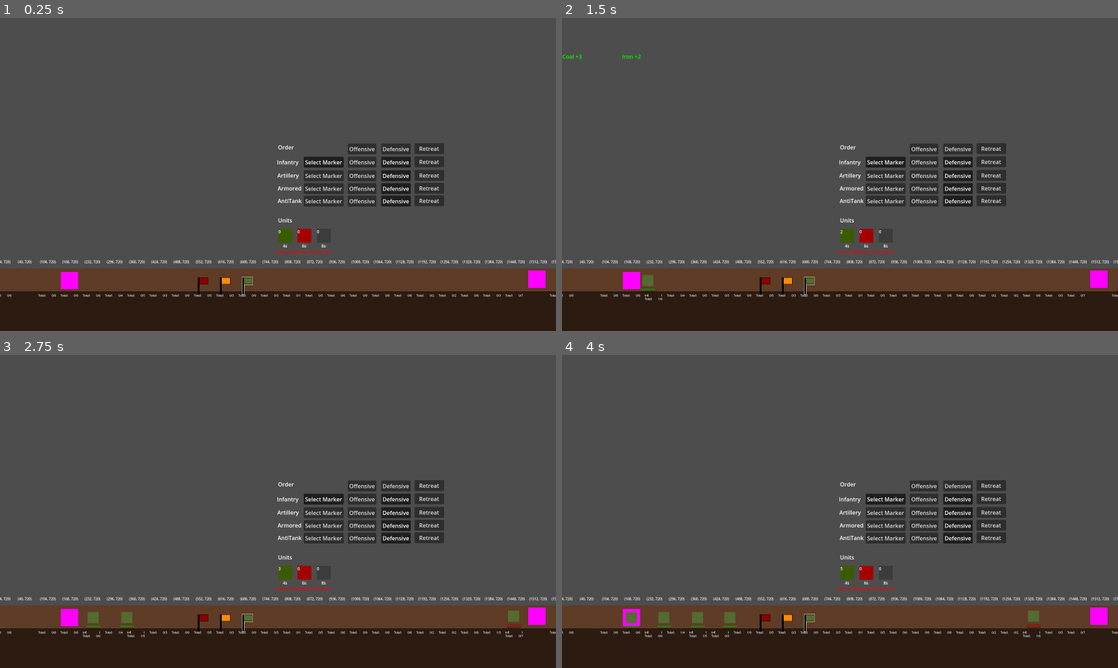
Above: before the commit, frames 1-4 (two rows, left to right).
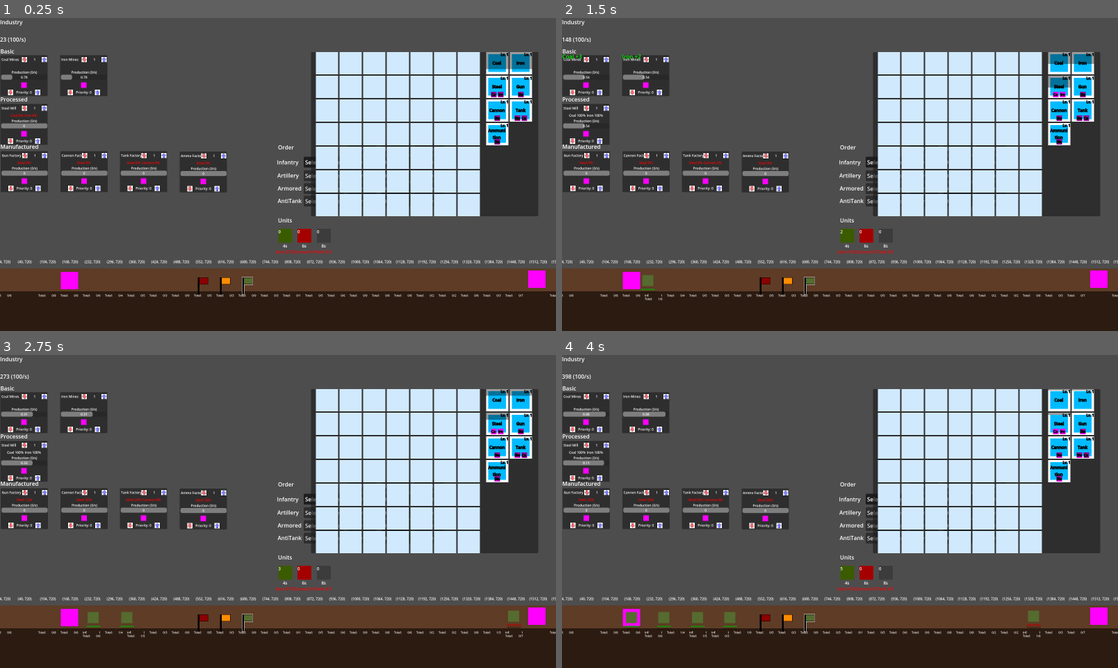
Above: after the commit, the same moments.

Repository: dwlee0802/AttritionWarfare
Game: Godot game, scene res://Scenes/game.tscn
Same seed, same stepped clock (60 frames per second), same inputs: the game is played once before the commit and once after it.
Inputs:
- Up to frame 1 (0.25 s): no input
- Up to frame 2 (1.5 s): click "0" at 0.5 s; click "1" at 1.25 s
- Up to frame 3 (2.75 s): click "2" at 2 s
- Up to frame 4 (4 s): click "3" at 2.75 s; click "4" at 3.5 s

The runs differ from the first frame. In frame 1, 28% of the frame differs, in the area x 0-97%, y 0-64%; in frame 2, 28%; in frame 3, 28%; in frame 4, 28%.

Commit message:
Made Industry Editor and its components.

Diff:
--- /dev/null
+++ b/Scenes/IndustryBlock.gd
@@ -0,0 +1,112 @@
+extends Control
+class_name IndustryBlock
+
+@export var industry: Industry
+
+@onready var progressShade = $ProgressShade
+
+@onready var levelLabel: Label = $LevelLabel
+
+@onready var tempGoodLabel: Label = $ProducedGoodIcon/TempGoodLabel
+
+# ingredients
+@onready var ingredient_1 = $IngredientsContainer/Ingredient_1
+@onready var ingredient_1_shade = $IngredientsContainer/Ingredient_1/ProgressShade
+@onready var ingredient_2 = $IngredientsContainer/Ingredient_2
+@onready var ingredient_2_shade = $IngredientsContainer/Ingredient_2/ProgressShade
+@onready var ingredient_3 = $IngredientsContainer/Ingredient_3
+@onready var ingredient_3_shade = $IngredientsContainer/Ingredient_3/ProgressShade
+
+
+# Called when the node enters the scene tree for the first time.
+func _ready():
+	UpdateGoodType()
+	UpdateIngredientType()
+
+
+# Called every frame. 'delta' is the elapsed time since the previous frame.
+func _process(delta):
+	UpdateProgressShade(industry.productionTimer.time_left / industry.productionTimer.wait_time)
+	UpdateLevel()
+	UpdateIngredientAmount()
+
+
+func UpdateProgressShade(ratio):
+	progressShade.anchor_bottom = ratio
+
+
+func UpdateLevel():
+	if industry == null:
+		return
+
+	levelLabel.text = "Lv. " + str(industry.level)
+
+
+func UpdateGoodType():
+	if industry == null:
+		return
+
+	tempGoodLabel.text = Enums.GoodTypeToString(industry.productionType)
+
+
+# change the ingredient icons to show ingredient type
+func UpdateIngredientType():
+	if industry.ingredientType0 != Enums.GoodType.None:
+		ingredient_1.get_node("TempGoodLabel").text = Enums.GoodTypeToString(industry.ingredientType0)
+	else:
+		ingredient_1.visible = false
+
+	if industry.ingredientType1 != Enums.GoodType.None:
+		ingredient_2.get_node("TempGoodLabel").text = Enums.GoodTypeToString(industry.ingredientType1)
+	else:
+		ingredient_2.visible = false
+
+	if industry.ingredientType2 != Enums.GoodType.None:
+		ingredient_3.get_node("TempGoodLabel").text = Enums.GoodTypeToString(industry.ingredientType2)
+	else:
+		ingredient_3.visible = false
+
+
+# change the ingredient icons progress shade to show got amount
+func UpdateIngredientAmount():
+	if industry.ingredientType0 != Enums.GoodType.None:
+		ingredient_1_shade.anchor_bottom = 1 - industry.ingredientType0_Received / industry.ingredientType0_Amount
+
+	if industry.ingredientType1 != Enums.GoodType.None:
+		ingredient_2_shade.anchor_bottom = 1 - industry.ingredientType1_Received / industry.ingredientType1_Amount
+
+	if industry.ingredientType2 != Enums.GoodType.None:
+		ingredient_3_shade.anchor_bottom = 1 - industry.ingredientType2_Received / industry.ingredientType2_Amount
+
+
+# Drag n Drop stuff
+func _get_drag_data(_at_position: Vector2) -> Variant:
+	set_drag_preview(make_drag_preview())
+	return self
+
+
+func make_drag_preview() -> TextureRect:
+	var t = TextureRect.new()
+	t.texture = $Background.texture
+	t.custom_minimum_size = size
+
+	var icon = TextureRect.new()
+	var goodIcon: TextureRect = $ProducedGoodIcon
+	icon.self_modulate = goodIcon.self_modulate
+	icon.texture = goodIcon.texture
+	icon.custom_minimum_size = goodIcon.size
+	icon.anchor_left = goodIcon.anchor_left
+	icon.anchor_top = goodIcon.anchor_top
+
+	var label = Label.new()
+	icon.add_child(label)
+	label.text = $ProducedGoodIcon/TempGoodLabel.text
+	label.theme = $ProducedGoodIcon/TempGoodLabel.theme
+	label.anchors_preset = PRESET_FULL_RECT
+	label.horizontal_alignment = HORIZONTAL_ALIGNMENT_CENTER
+	label.vertical_alignment = VERTICAL_ALIGNMENT_CENTER
+	label.self_modulate = Color.BLACK
+
+	t.add_child(icon)
+
+	return t
--- a/Scenes/Unit.tscn
+++ b/Scenes/Unit.tscn
@@ -42,7 +42,6 @@
 [node name="HitAnimation" type="Sprite2D" parent="."]
 process_mode = 1
 process_priority = 7
-visible = false
 z_index = 1
 texture = ExtResource("2_41h6n")
 
--- a/Scenes/damage_popup.tscn
+++ b/Scenes/damage_popup.tscn
@@ -51,6 +51,7 @@
 [node name="DamagePopup" type="Marker2D"]
 
 [node name="Label" type="RichTextLabel" parent="."]
+z_index = 50
 texture_filter = 1
 offset_right = 76.0
 offset_bottom = 38.0
--- a/Scenes/game.tscn
+++ b/Scenes/game.tscn
@@ -20,6 +20,8 @@
 [ext_resource type="PackedScene" uid="uid://vpwwfpyp3c50" path="res://Scenes/command_marker.tscn" id="17_uqvni"]
 [ext_resource type="Script" path="res://Scenes/Ground.gd" id="18_c33n3"]
 [ext_resource type="PackedScene" uid="uid://ps851n03q6ik" path="res://Scenes/block.tscn" id="19_n67nq"]
+[ext_resource type="PackedScene" uid="uid://dklvtdgerxe54" path="res://Scenes/industry_block.tscn" id="21_0xl6p"]
+[ext_resource type="PackedScene" uid="uid://b8dplhrs8j080" path="res://Scenes/industry_editor.tscn" id="21_250fa"]
 
 [sub_resource type="InputEventKey" id="InputEventKey_2uyt1"]
 device = -1
@@ -69,7 +71,6 @@
 script = ExtResource("1_haicd")
 
 [node name="IndustryTab" type="Label" parent="."]
-visible = false
 layout_mode = 0
 offset_right = 86.0
 offset_bottom = 40.0
@@ -1313,6 +1314,46 @@
 
 [node name="Block32" parent="World/Ground" instance=ExtResource("19_n67nq")]
 layout_mode = 2
+
+[node name="IndustryEditor" parent="." instance=ExtResource("21_250fa")]
+layout_mode = 0
+anchors_preset = 0
+anchor_right = 0.0
+anchor_bottom = 0.0
+offset_left = 895.0
+offset_top = 98.0
+offset_right = 1549.0
+offset_bottom = 570.0
+grow_horizontal = 1
+grow_vertical = 1
+
+[node name="IndustryBlock" parent="IndustryEditor/Editor/Deck" index="0" node_paths=PackedStringArray("industry") instance=ExtResource("21_0xl6p")]
+layout_mode = 2
+industry = NodePath("../../../../PlayerNation/Industry/Coal Mines")
+
+[node name="IndustryBlock2" parent="IndustryEditor/Editor/Deck" index="1" node_paths=PackedStringArray("industry") instance=ExtResource("21_0xl6p")]
+layout_mode = 2
+industry = NodePath("../../../../PlayerNation/Industry/Iron Mines")
+
+[node name="IndustryBlock3" parent="IndustryEditor/Editor/Deck" index="2" node_paths=PackedStringArray("industry") instance=ExtResource("21_0xl6p")]
+layout_mode = 2
+industry = NodePath("../../../../PlayerNation/Industry/Steel Mill")
+
+[node name="IndustryBlock4" parent="IndustryEditor/Editor/Deck" index="3" node_paths=PackedStringArray("industry") instance=ExtResource("21_0xl6p")]
+layout_mode = 2
+industry = NodePath("../../../../PlayerNation/Industry/Gun Factory")
+
+[node name="IndustryBlock5" parent="IndustryEditor/Editor/Deck" index="4" node_paths=PackedStringArray("industry") instance=ExtResource("21_0xl6p")]
+layout_mode = 2
+industry = NodePath("../../../../PlayerNation/Industry/Cannon Factory")
+
+[node name="IndustryBlock6" parent="IndustryEditor/Editor/Deck" index="5" node_paths=PackedStringArray("industry") instance=ExtResource("21_0xl6p")]
+layout_mode = 2
+industry = NodePath("../../../../PlayerNation/Industry/Tank Factory")
+
+[node name="IndustryBlock7" parent="IndustryEditor/Editor/Deck" index="6" node_paths=PackedStringArray("industry") instance=ExtResource("21_0xl6p")]
+layout_mode = 2
+industry = NodePath("../../../../PlayerNation/Industry/Ammo Factory")
 
 [connection signal="pressed" from="OrderTab/OffensiveButton" to="OrderTab" method="_on_set_all_button_pressed" binds= [0]]
 [connection signal="pressed" from="OrderTab/DefensiveButton" to="OrderTab" method="_on_set_all_button_pressed" binds= [1]]
@@ -1337,3 +1378,5 @@
 [connection signal="timeout" from="World/PlayerHQ/SpawnTimer2" to="World/PlayerHQ" method="SpawnUnit" binds= [1]]
 [connection signal="timeout" from="World/EnemyHQ/SpawnTimer" to="World/EnemyHQ" method="SpawnUnit" binds= [0]]
 [connection signal="timeout" from="World/EnemyHQ/SpawnTimer2" to="World/EnemyHQ" method="SpawnUnit" binds= [1]]
+
+[editable path="IndustryEditor"]
--- /dev/null
+++ b/Scenes/industry_block.tscn
@@ -0,0 +1,184 @@
+[gd_scene load_steps=3 format=3 uid="uid://dklvtdgerxe54"]
+
+[ext_resource type="Script" path="res://Scenes/IndustryBlock.gd" id="1_oofys"]
+[ext_resource type="Texture2D" uid="uid://bweni00tvg2ju" path="res://Art/32x32_white_square.png" id="2_ydpy2"]
+
+[node name="IndustryBlock" type="Control" node_paths=PackedStringArray("industry")]
+texture_filter = 1
+custom_minimum_size = Vector2(64, 64)
+layout_mode = 3
+anchors_preset = 0
+offset_right = 64.0
+offset_bottom = 64.0
+script = ExtResource("1_oofys")
+industry = NodePath("")
+
+[node name="Background" type="TextureRect" parent="."]
+layout_mode = 1
+anchors_preset = 15
+anchor_right = 1.0
+anchor_bottom = 1.0
+grow_horizontal = 2
+grow_vertical = 2
+texture = ExtResource("2_ydpy2")
+expand_mode = 1
+
+[node name="ProducedGoodIcon" type="TextureRect" parent="."]
+self_modulate = Color(0, 0.733333, 1, 1)
+layout_mode = 1
+anchors_preset = -1
+anchor_left = 0.1
+anchor_top = 0.1
+anchor_right = 0.9
+anchor_bottom = 0.9
+grow_horizontal = 2
+grow_vertical = 2
+texture = ExtResource("2_ydpy2")
+
+[node name="TempGoodLabel" type="Label" parent="ProducedGoodIcon"]
+layout_mode = 1
+anchors_preset = 15
+anchor_right = 1.0
+anchor_bottom = 1.0
+grow_horizontal = 2
+grow_vertical = 2
+theme_override_colors/font_color = Color(0, 0, 0, 1)
+theme_override_constants/outline_size = 3
+theme_override_font_sizes/font_size = 12
+text = "Steel"
+horizontal_alignment = 1
+vertical_alignment = 1
+autowrap_mode = 1
+
+[node name="ProgressShade" type="TextureRect" parent="."]
+self_modulate = Color(0, 0, 0, 0.392157)
+layout_mode = 1
+anchors_preset = -1
+anchor_right = 1.0
+grow_horizontal = 2
+grow_vertical = 2
+texture = ExtResource("2_ydpy2")
+expand_mode = 1
+
+[node name="LevelLabel" type="Label" parent="."]
+layout_mode = 1
+anchors_preset = 1
+anchor_left = 1.0
+anchor_right = 1.0
+offset_left = -22.0
+offset_bottom = 14.0
+grow_horizontal = 0
+theme_override_colors/font_color = Color(0, 0, 0, 1)
+theme_override_constants/outline_size = 3
+theme_override_font_sizes/font_size = 10
+text = "Lv. 2"
+horizontal_alignment = 1
+vertical_alignment = 1
+
+[node name="IngredientsContainer" type="HBoxContainer" parent="."]
+layout_mode = 1
+anchors_preset = -1
+anchor_top = 1.0
+anchor_right = 1.0
+anchor_bottom = 1.0
+offset_top = -18.0
+offset_bottom = -2.0
+grow_horizontal = 2
+grow_vertical = 2
+alignment = 1
+
+[node name="Ingredient_1" type="TextureRect" parent="IngredientsContainer"]
+self_modulate = Color(1, 0, 1, 1)
+custom_minimum_size = Vector2(16, 16)
+layout_mode = 2
+texture = ExtResource("2_ydpy2")
+expand_mode = 1
+
+[node name="ProgressShade" type="TextureRect" parent="IngredientsContainer/Ingredient_1"]
+self_modulate = Color(0, 0, 0, 0.392157)
+layout_mode = 1
+anchors_preset = -1
+anchor_right = 1.0
+grow_horizontal = 2
+grow_vertical = 2
+texture = ExtResource("2_ydpy2")
+expand_mode = 1
+
+[node name="TempGoodLabel" type="Label" parent="IngredientsContainer/Ingredient_1"]
+layout_mode = 1
+anchors_preset = 15
+anchor_right = 1.0
+anchor_bottom = 1.0
+grow_horizontal = 2
+grow_vertical = 2
+theme_override_colors/font_color = Color(0, 0, 0, 1)
+theme_override_constants/outline_size = 3
+theme_override_font_sizes/font_size = 10
+text = "Steel"
+horizontal_alignment = 1
+vertical_alignment = 1
+text_overrun_behavior = 1
+
+[node name="Ingredient_2" type="TextureRect" parent="IngredientsContainer"]
+self_modulate = Color(1, 0, 1, 1)
+custom_minimum_size = Vector2(16, 16)
+layout_mode = 2
+texture = ExtResource("2_ydpy2")
+expand_mode = 1
+
+[node name="ProgressShade" type="TextureRect" parent="IngredientsContainer/Ingredient_2"]
+self_modulate = Color(0, 0, 0, 0.392157)
+layout_mode = 1
+anchors_preset = -1
+anchor_right = 1.0
+grow_horizontal = 2
+grow_vertical = 2
+texture = ExtResource("2_ydpy2")
+expand_mode = 1
+
+[node name="TempGoodLabel" type="Label" parent="IngredientsContainer/Ingredient_2"]
+layout_mode = 1
+anchors_preset = 15
+anchor_right = 1.0
+anchor_bottom = 1.0
+grow_horizontal = 2
+grow_vertical = 2
+theme_override_colors/font_color = Color(0, 0, 0, 1)
+theme_override_constants/outline_size = 3
+theme_override_font_sizes/font_size = 10
+text = "Steel"
+horizontal_alignment = 1
+vertical_alignment = 1
+text_overrun_behavior = 1
+
+[node name="Ingredient_3" type="TextureRect" parent="IngredientsContainer"]
+self_modulate = Color(1, 0, 1, 1)
+custom_minimum_size = Vector2(16, 16)
+layout_mode = 2
+texture = ExtResource("2_ydpy2")
+expand_mode = 1
+
+[node name="ProgressShade" type="TextureRect" parent="IngredientsContainer/Ingredient_3"]
+self_modulate = Color(0, 0, 0, 0.392157)
+layout_mode = 1
+anchors_preset = -1
+anchor_right = 1.0
+grow_horizontal = 2
+grow_vertical = 2
+texture = ExtResource("2_ydpy2")
+expand_mode = 1
+
+[node name="TempGoodLabel" type="Label" parent="IngredientsContainer/Ingredient_3"]
+layout_mode = 1
+anchors_preset = 15
+anchor_right = 1.0
+anchor_bottom = 1.0
+grow_horizontal = 2
+grow_vertical = 2
+theme_override_colors/font_color = Color(0, 0, 0, 1)
+theme_override_constants/outline_size = 3
+theme_override_font_sizes/font_size = 10
+text = "Steel"
+horizontal_alignment = 1
+vertical_alignment = 1
+text_overrun_behavior = 1
--- /dev/null
+++ b/Scenes/industry_editor.gd
@@ -0,0 +1,41 @@
+extends Panel
+class_name IndustryEditor
+
+var industryBlockScene = load("res://Scenes/industry_block.tscn")
+
+@onready var grid = $Editor/Grid
+@onready var deck = $Editor/Deck
+
+
+# Called when the node enters the scene tree for the first time.
+func _ready():
+	LinkNeighbors()
+
+
+# Called every frame. 'delta' is the elapsed time since the previous frame.
+func _process(delta):
+	pass
+
+
+func AddIndustryBlock(data: Industry):
+	var newBlock: IndustryBlock = industryBlockScene.instantiate()
+	newBlock.industry = data
+
+	deck.add_child(newBlock)
+
+
+func LinkNeighbors():
+	var target: IndustrySlot
+	for i in range(grid.get_child_count()):
+		# up
+		if i - 7 >= 0:
+			grid.get_child(i).neighborSlots[Enums.Direction.Up] = grid.get_child(i - 7)
+		# down
+		if i + 7 < grid.get_child_count():
+			grid.get_child(i).neighborSlots[Enums.Direction.Down] = grid.get_child(i + 7)
+		# left
+		if i - 1 >= 0:
+			grid.get_child(i).neighborSlots[Enums.Direction.Left] = grid.get_child(i - 1)
+		# right
+		if i + 1 < grid.get_child_count():
+			grid.get_child(i).neighborSlots[Enums.Direction.Right] = grid.get_child(i + 1)
--- /dev/null
+++ b/Scenes/industry_editor.tscn
@@ -0,0 +1,177 @@
+[gd_scene load_steps=3 format=3 uid="uid://b8dplhrs8j080"]
+
+[ext_resource type="PackedScene" uid="uid://bi1mpjr28ibja" path="res://Scenes/industry_slot.tscn" id="1_7ogah"]
+[ext_resource type="Script" path="res://Scenes/industry_editor.gd" id="1_38mkh"]
+
+[node name="IndustryEditor" type="Panel"]
+anchors_preset = 15
+anchor_right = 1.0
+anchor_bottom = 1.0
+grow_horizontal = 2
+grow_vertical = 2
+size_flags_horizontal = 3
+script = ExtResource("1_38mkh")
+
+[node name="Editor" type="HBoxContainer" parent="."]
+layout_mode = 1
+anchors_preset = 15
+anchor_right = 1.0
+anchor_bottom = 1.0
+grow_horizontal = 2
+grow_vertical = 2
+
+[node name="Grid" type="HFlowContainer" parent="Editor"]
+custom_minimum_size = Vector2(500, 0)
+layout_mode = 2
+alignment = 1
+
+[node name="IndustrySlot" parent="Editor/Grid" instance=ExtResource("1_7ogah")]
+layout_mode = 2
+
+[node name="IndustrySlot2" parent="Editor/Grid" instance=ExtResource("1_7ogah")]
+layout_mode = 2
+
+[node name="IndustrySlot3" parent="Editor/Grid" instance=ExtResource("1_7ogah")]
+layout_mode = 2
+
+[node name="IndustrySlot4" parent="Editor/Grid" instance=ExtResource("1_7ogah")]
+layout_mode = 2
+
+[node name="IndustrySlot5" parent="Editor/Grid" instance=ExtResource("1_7ogah")]
+layout_mode = 2
+
+[node name="IndustrySlot6" parent="Editor/Grid" instance=ExtResource("1_7ogah")]
+layout_mode = 2
+
+[node name="IndustrySlot7" parent="Editor/Grid" instance=ExtResource("1_7ogah")]
+layout_mode = 2
+
+[node name="IndustrySlot8" parent="Editor/Grid" instance=ExtResource("1_7ogah")]
+layout_mode = 2
+
+[node name="IndustrySlot9" parent="Editor/Grid" instance=ExtResource("1_7ogah")]
+layout_mode = 2
+
+[node name="IndustrySlot10" parent="Editor/Grid" instance=ExtResource("1_7ogah")]
+layout_mode = 2
+
+[node name="IndustrySlot11" parent="Editor/Grid" instance=ExtResource("1_7ogah")]
+layout_mode = 2
+
+[node name="IndustrySlot12" parent="Editor/Grid" instance=ExtResource("1_7ogah")]
+layout_mode = 2
+
+[node name="IndustrySlot13" parent="Editor/Grid" instance=ExtResource("1_7ogah")]
+layout_mode = 2
+
+[node name="IndustrySlot14" parent="Editor/Grid" instance=ExtResource("1_7ogah")]
+layout_mode = 2
+
+[node name="IndustrySlot15" parent="Editor/Grid" instance=ExtResource("1_7ogah")]
+layout_mode = 2
+
+[node name="IndustrySlot16" parent="Editor/Grid" instance=ExtResource("1_7ogah")]
+layout_mode = 2
+
+[node name="IndustrySlot17" parent="Editor/Grid" instance=ExtResource("1_7ogah")]
+layout_mode = 2
+
+[node name="IndustrySlot18" parent="Editor/Grid" instance=ExtResource("1_7ogah")]
+layout_mode = 2
+
+[node name="IndustrySlot19" parent="Editor/Grid" instance=ExtResource("1_7ogah")]
+layout_mode = 2
+
+[node name="IndustrySlot20" parent="Editor/Grid" instance=ExtResource("1_7ogah")]
+layout_mode = 2
+
+[node name="IndustrySlot21" parent="Editor/Grid" instance=ExtResource("1_7ogah")]
+layout_mode = 2
+
+[node name="IndustrySlot22" parent="Editor/Grid" instance=ExtResource("1_7ogah")]
+layout_mode = 2
+
+[node name="IndustrySlot23" parent="Editor/Grid" instance=ExtResource("1_7ogah")]
+layout_mode = 2
+
+[node name="IndustrySlot24" parent="Editor/Grid" instance=ExtResource("1_7ogah")]
+layout_mode = 2
+
+[node name="IndustrySlot25" parent="Editor/Grid" instance=ExtResource("1_7ogah")]
+layout_mode = 2
+
+[node name="IndustrySlot26" parent="Editor/Grid" instance=ExtResource("1_7ogah")]
+layout_mode = 2
+
+[node name="IndustrySlot27" parent="Editor/Grid" instance=ExtResource("1_7ogah")]
+layout_mode = 2
+
+[node name="IndustrySlot28" parent="Editor/Grid" instance=ExtResource("1_7ogah")]
+layout_mode = 2
+
+[node name="IndustrySlot29" parent="Editor/Grid" instance=ExtResource("1_7ogah")]
+layout_mode = 2
+
+[node name="IndustrySlot30" parent="Editor/Grid" instance=ExtResource("1_7ogah")]
+layout_mode = 2
+
+[node name="IndustrySlot31" parent="Editor/Grid" instance=ExtResource("1_7ogah")]
+layout_mode = 2
+
+[node name="IndustrySlot32" parent="Editor/Grid" instance=ExtResource("1_7ogah")]
+layout_mode = 2
+
+[node name="IndustrySlot33" parent="Editor/Grid" instance=ExtResource("1_7ogah")]
+layout_mode = 2
+
+[node name="IndustrySlot34" parent="Editor/Grid" instance=ExtResource("1_7ogah")]
+layout_mode = 2
+
+[node name="IndustrySlot35" parent="Editor/Grid" instance=ExtResource("1_7ogah")]
+layout_mode = 2
+
+[node name="IndustrySlot36" parent="Editor/Grid" instance=ExtResource("1_7ogah")]
+layout_mode = 2
+
+[node name="IndustrySlot37" parent="Editor/Grid" instance=ExtResource("1_7ogah")]
+layout_mode = 2
+
+[node name="IndustrySlot38" parent="Editor/Grid" instance=ExtResource("1_7ogah")]
+layout_mode = 2
+
+[node name="IndustrySlot39" parent="Editor/Grid" instance=ExtResource("1_7ogah")]
+layout_mode = 2
+
+[node name="IndustrySlot40" parent="Editor/Grid" instance=ExtResource("1_7ogah")]
+layout_mode = 2
+
+[node name="IndustrySlot41" parent="Editor/Grid" instance=ExtResource("1_7ogah")]
+layout_mode = 2
+
+[node name="IndustrySlot42" parent="Editor/Grid" instance=ExtResource("1_7ogah")]
+layout_mode = 2
+
+[node name="IndustrySlot43" parent="Editor/Grid" instance=ExtResource("1_7ogah")]
+layout_mode = 2
+
+[node name="IndustrySlot44" parent="Editor/Grid" instance=ExtResource("1_7ogah")]
+layout_mode = 2
+
+[node name="IndustrySlot45" parent="Editor/Grid" instance=ExtResource("1_7ogah")]
+layout_mode = 2
+
+[node name="IndustrySlot46" parent="Editor/Grid" instance=ExtResource("1_7ogah")]
+layout_mode = 2
+
+[node name="IndustrySlot47" parent="Editor/Grid" instance=ExtResource("1_7ogah")]
+layout_mode = 2
+
+[node name="IndustrySlot48" parent="Editor/Grid" instance=ExtResource("1_7ogah")]
+layout_mode = 2
+
+[node name="IndustrySlot49" parent="Editor/Grid" instance=ExtResource("1_7ogah")]
+layout_mode = 2
+
+[node name="Deck" type="HFlowContainer" parent="Editor"]
+custom_minimum_size = Vector2(150, 64)
+layout_mode = 2
--- /dev/null
+++ b/Scenes/industry_slot.tscn
@@ -0,0 +1,38 @@
+[gd_scene load_steps=3 format=3 uid="uid://bi1mpjr28ibja"]
+
+[ext_resource type="Texture2D" uid="uid://bweni00tvg2ju" path="res://Art/32x32_white_square.png" id="1_00www"]
+[ext_resource type="Script" path="res://Scripts/industry_slot.gd" id="1_i0jc1"]
+
+[node name="IndustrySlot" type="Control"]
+texture_filter = 1
+custom_minimum_size = Vector2(64, 64)
+layout_mode = 3
+anchors_preset = 0
+script = ExtResource("1_i0jc1")
+
+[node name="TextureRect" type="TextureRect" parent="."]
+self_modulate = Color(0.819608, 0.913725, 0.988235, 1)
+custom_minimum_size = Vector2(64, 64)
+layout_mode = 0
+offset_right = 40.0
+offset_bottom = 40.0
+texture = ExtResource("1_00www")
+expand_mode = 1
+
+[node name="BonusLabel" type="Label" parent="."]
+self_modulate = Color(0, 0.87451, 0.984314, 1)
+layout_mode = 1
+anchors_preset = -1
+anchor_right = 0.5
+anchor_bottom = 1.0
+offset_left = -1.0
+offset_top = -3.0
+theme_override_colors/font_color = Color(0, 0, 0, 1)
+theme_override_constants/outline_size = 3
+theme_override_constants/line_spacing = -5
+theme_override_font_sizes/font_size = 9
+text = " +30%
+ +30%
+ +30%
+ +30%"
+autowrap_mode = 1
--- a/Scripts/Enums.gd
+++ b/Scripts/Enums.gd
@@ -50,3 +50,6 @@
 
 
 enum OrderType {Offensive, Defensive, Retreat}
+
+
+enum Direction {Up, Right, Left, Down}
--- a/Scripts/Industry.gd
+++ b/Scripts/Industry.gd
@@ -38,6 +38,8 @@
 var allIngredientsAvailable:bool = false
 
 signal good_produced
+
+var bonusAmount: float = 0.1
 
 
 # Called when the node enters the scene tree for the first time.
--- /dev/null
+++ b/Scripts/industry_slot.gd
@@ -0,0 +1,56 @@
+extends Control
+class_name IndustrySlot
+
+var neighborSlots = {}
+
+@onready var bonusLabel: Label = $BonusLabel
+
+# bonus to production cycle speed for industry in this slot
+var bonus_speed: float = 0
+
+# emitted when new block is received
+signal block_changed
+
+
+# Called when the node enters the scene tree for the first time.
+func _ready():
+	pass # Replace with function body.
+
+
+# Called every frame. 'delta' is the elapsed time since the previous frame.
+func _process(delta):
+	UpdateBonuses()
+
+
+func UpdateBonuses():
+	bonusLabel.text = ""
+	if bonus_speed > 0:
+		bonusLabel.text = "+" + str(int(bonus_speed * 100)) + "%"
+
+
+func _can_drop_data(_at_position: Vector2, data: Variant) -> bool:
+	if data is IndustryBlock:
+		return true
+
+	return false
+
+
+# receive new block at this position
+func _drop_data(_at_position: Vector2, data: Variant) -> void:
+	# remove old parent's neighbors' bonuses
+	if data.get_parent() is IndustrySlot:
+		for key in data.get_parent().neighborSlots.keys():
+			neighborSlots[key].bonus_speed -= data.industry.bonusAmount
+			if neighborSlots[key].bonus_speed < 0:
+				print("ERROR bonus shouldnt go below zero")
+				neighborSlots[key].bonus_speed = 0
+
+	data.get_parent().remove_child(data)
+
+	# add it as a sibling so that label is lower
+	get_child(0).add_sibling(data)
+	data.position = Vector2.ZERO
+
+	# add bonus to new parent's neighbors
+	for key in neighborSlots.keys():
+		neighborSlots[key].bonus_speed += data.industry.bonusAmount
Not shown: 1 places in Scenes/game.tscn that only renumber resources
